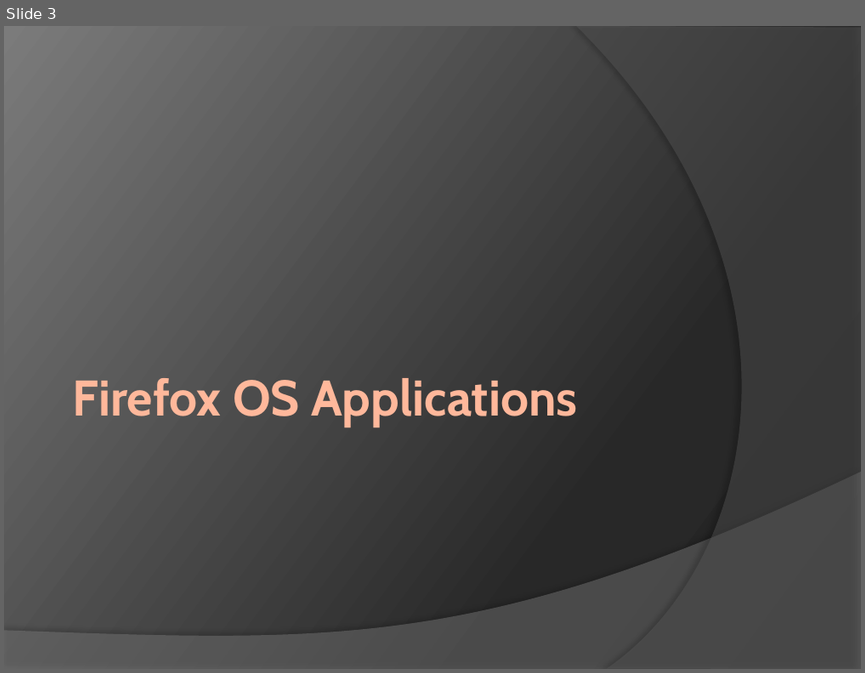
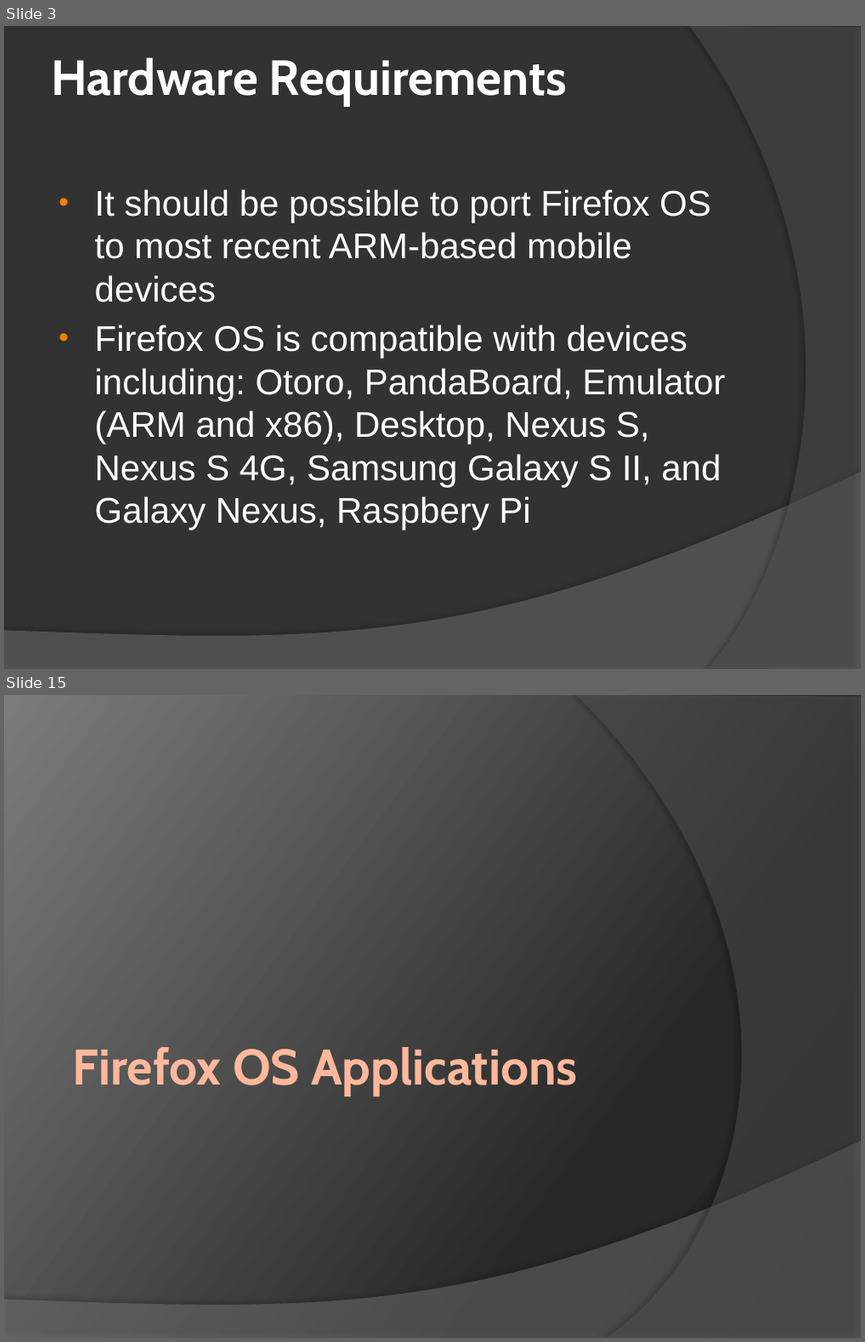
Before and after one commit to ymihaylov/Firefox-OS-Documentation-Project, a slide deck: Firefox OS.pptx. Shown one above the other, each under a label of ours: slide 3 before the commit, slides 3 and 15 after it; the slides between them are not shown. The pictures are 865x673 and 865x1342 pixels, drawn with LibreOffice and Linux fonts; fonts in the diff are those of the drawing. Boxes give left, top, right and bottom in pixels: in the first picture for what was removed or moved away, otherwise in the second. Text is boxed around its words. In the diff, an @@ line names an element or a change of style, - is before the commit and + after.

```diff
--- a/Firefox OS.pptx
+++ b/Firefox OS.pptx
@@ slide 3 added at <box>4,26,861,669</box>, background #323232; not listed: 1 template element that a slide beside it also shows @@
@@ freeform shape added at <box>689,26,861,669</box>, fill #5E5E5E at 40% opacity @@
@@ title added at <box>51,57,567,106</box>, 41.4 pt, text #FFFFFF, bold @@
+Hardware Requirements
@@ text added at <box>95,189,725,530</box>, 30 pt, text #FFFFFF @@
+• It should be possible to port Firefox OS to most recent ARM-based mobile devices
+• Firefox OS is compatible with devices including: Otoro, PandaBoard, Emulator (ARM and x86), Desktop, Nexus S, Nexus S 4G, Samsung Galaxy S II, and Galaxy Nexus, Raspbery Pi
@@ what was slide 3 is now slide 15 @@
```
Also in this commit, not shown: 1 slide changed, 12 other slides added, 1 slide removed.
